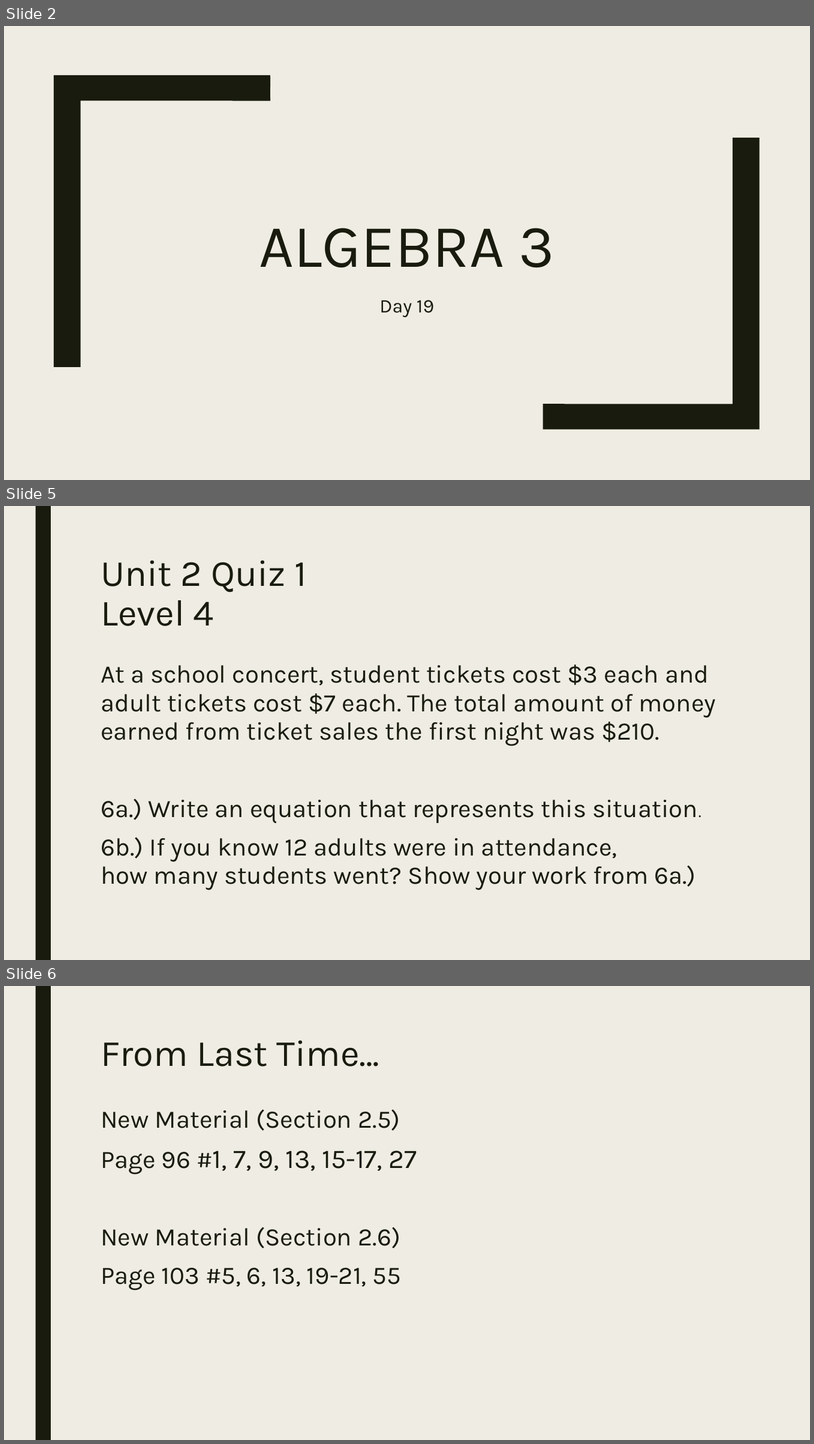
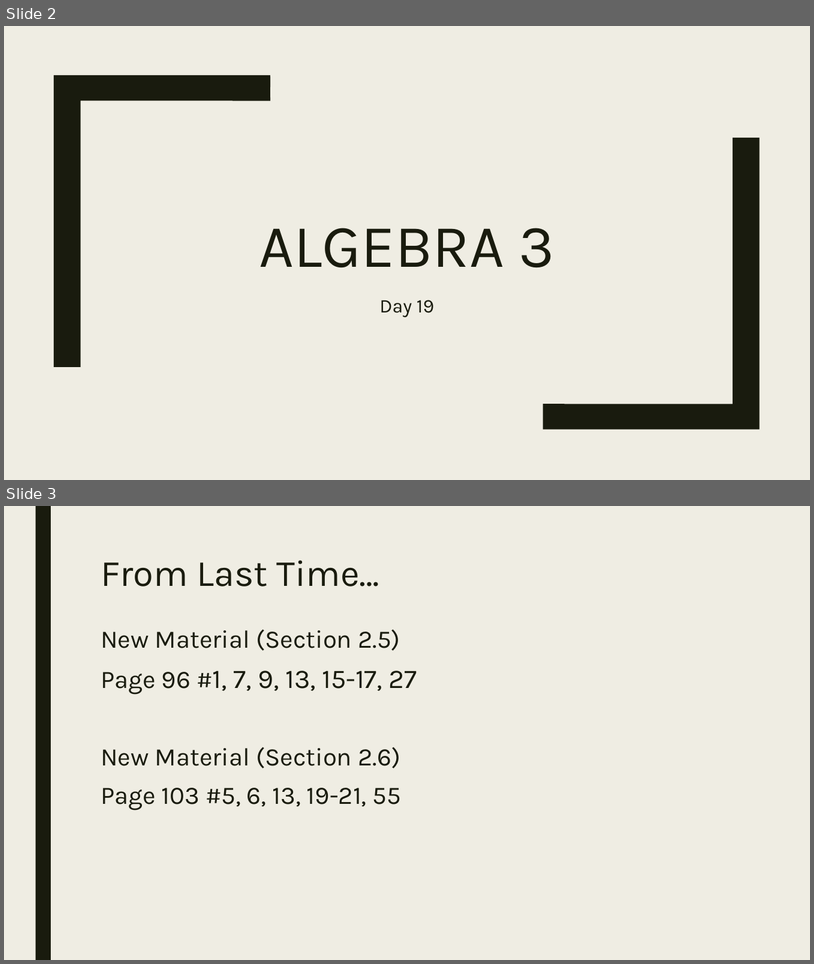
Before and after one commit to codecuddy/algebra_3-4, a slide deck: _PowerPoints/1st Semester/Unit 2 Relations and Functions/Algebra3_Day_019 2.7 Absolute Value Functions.pptx. Shown one above the other, each under a label of ours: slides 2, 5 and 6 before the commit, slides 2 and 3 after it; the slides between them are not shown. The pictures are 814x1444 and 814x964 pixels, drawn with LibreOffice and Linux fonts; fonts in the diff are those of the drawing. Boxes give left, top, right and bottom in pixels: in the first picture for what was removed or moved away, otherwise in the second. Text is boxed around its words. In the diff, an @@ line names an element or a change of style, - is before the commit and + after.

```diff
--- a/_PowerPoints/1st Semester/Unit 2 Relations and Functions/Algebra3_Day_019 2.7 Absolute Value Functions.pptx
+++ b/_PowerPoints/1st Semester/Unit 2 Relations and Functions/Algebra3_Day_019 2.7 Absolute Value Functions.pptx
@@ slide 5 removed at (x1=4, y1=506, x2=810, y2=960), background #EFEDE3; not listed: 1 template element that a slide beside it also shows @@
@@ title removed at (x1=101, y1=560, x2=307, y2=626) @@
-Unit 2 Quiz 1
-Level 4
@@ text removed at (x1=101, y1=664, x2=717, y2=890) @@
-At a school concert, student tickets cost $3 each and adult tickets cost $7 each. The total amount of money earned from ticket sales the first night was $210.
-6a.) Write an equation that represents this situation.
-6b.) If you know 12 adults were in attendance,
-how many students went? Show your work from 6a.)
@@ what was slide 6 is now slide 3 @@
```
Also in this commit, not shown: 1 slide changed, 2 other slides removed, 37 other files.
